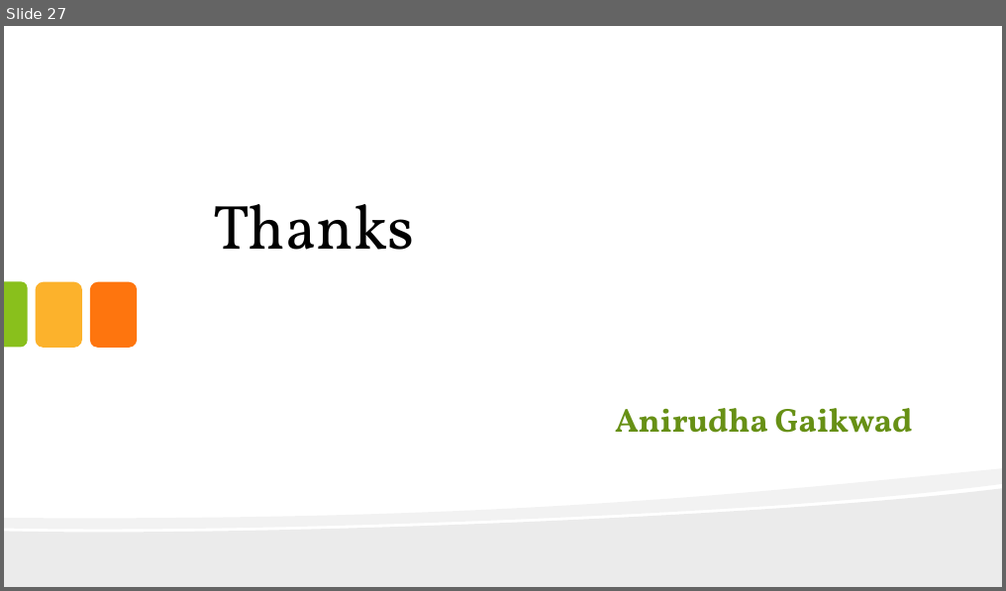
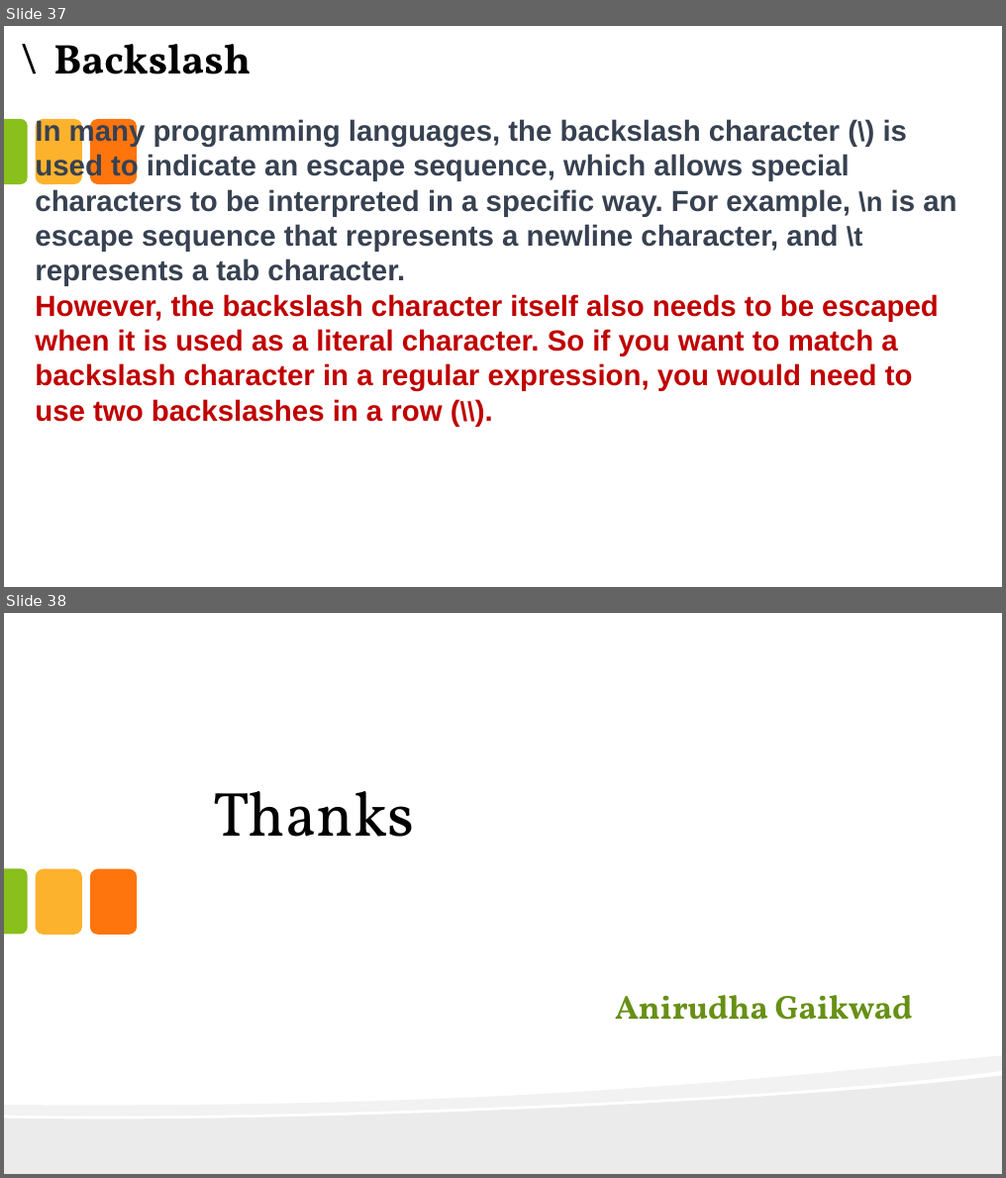
Before and after one commit to anirudhagaikwad/Java_Programming, a slide deck: Java_PPT/#7_String.pptx. Shown one above the other, each under a label of ours: slide 27 before the commit, slides 37 and 38 after it. The pictures are 1006x591 and 1006x1178 pixels, drawn with LibreOffice and Linux fonts; fonts in the diff are those of the drawing. Boxes give left, top, right and bottom in pixels: in the first picture for what was removed or moved away, otherwise in the second. Text is boxed around its words. In the diff, an @@ line names an element or a change of style, - is before the commit and + after.

Commit message:
String Program Update

```diff
--- a/Java_PPT/#7_String.pptx
+++ b/Java_PPT/#7_String.pptx
@@ slide 37 added at [4,26,1002,587], background #FFFFFF @@
@@ text added at [54,44,251,75], 40 pt, text #000000, bold @@
+\ Backslash
@@ round same rect added at [4,119,27,184], fill #89C01C @@
@@ text added at [35,118,956,422], 28 pt, text #374151, bold @@
+In many programming languages, the backslash character (\) is used to indicate an escape sequence, which allows special characters to be interpreted in a specific way. For example, \n is an escape sequence that represents a newline character, and \t represents a tab character.
+However, the backslash character itself also needs to be escaped when it is used as a literal character. So if you want to match a backslash character in a regular expression, you would need to use two backslashes in a row (\\).
@@ rounded rectangle added at [36,119,82,184], fill #FCB22C @@
@@ rounded rectangle added at [90,119,138,184], fill #FE750E @@
@@ what was slide 27 is now slide 38 @@
```
Also in this commit, not shown: 5 slides changed, 15 other slides added, 5 slides removed, 2 other files.
